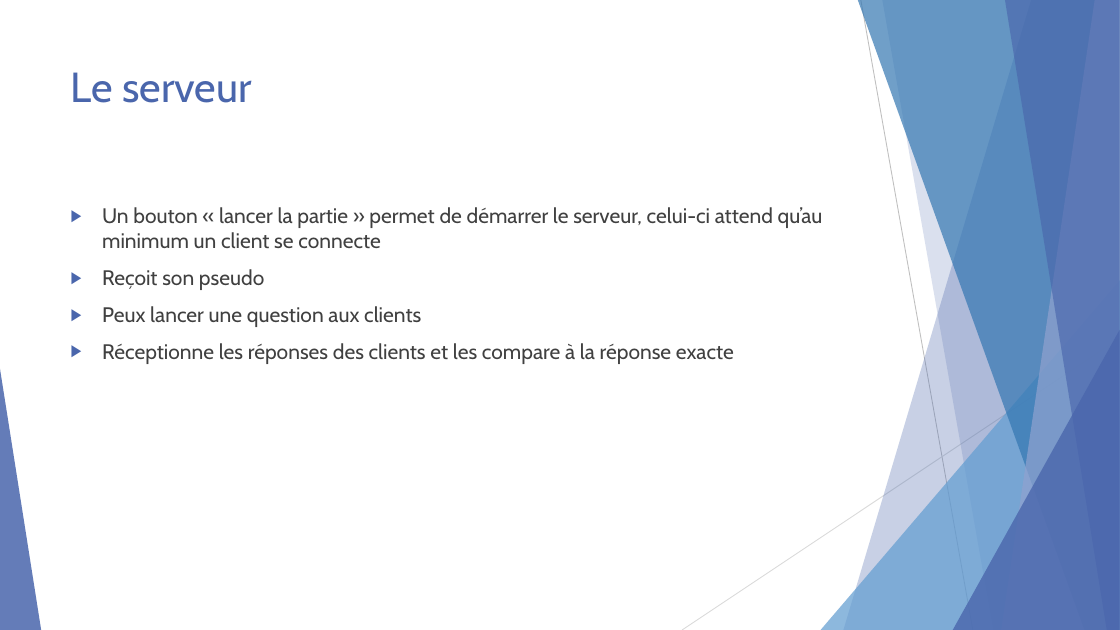
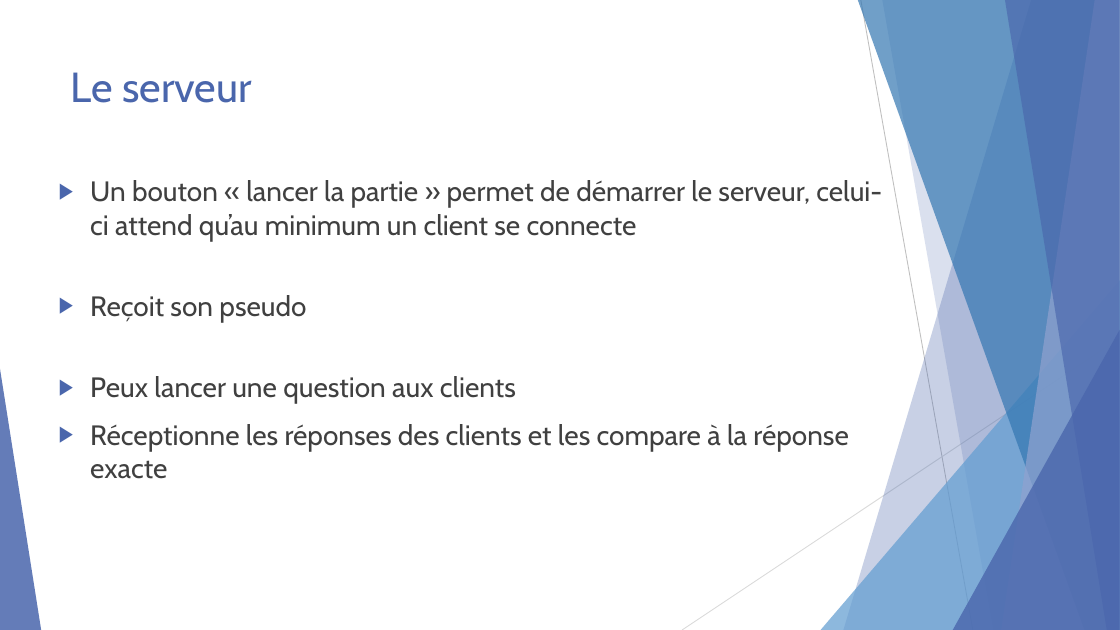
Before and after one commit to francoismonteil/Kahoot, a slide deck: slide 6 of Kahoot.pptx. Drawn at 1120x630 pixels with LibreOffice and Linux fonts; fonts in the diff are those of the drawing. Boxes give left, top, right and bottom in pixels: in the first picture for what was removed or moved away, otherwise in the second. Text is boxed around its words. In the diff, an @@ line names an element or a change of style, - is before the commit and + after.

```diff
--- a/Kahoot.pptx
+++ b/Kahoot.pptx
@@ text "Un bouton « lancer la ...": place and size @@
-text "Un bouton « lancer la ..." at <box>102,207,823,364</box>
+text "Un bouton « lancer la ..." at <box>90,180,882,479</box>
@@ text "Un bouton « lancer la ..." at <box>90,180,882,479</box>: size 18 to 24 pt; more space between paragraphs; line spacing 1 to 2 @@
```
Also in this commit, not shown: 4 other slides changed, 1 slide added.
